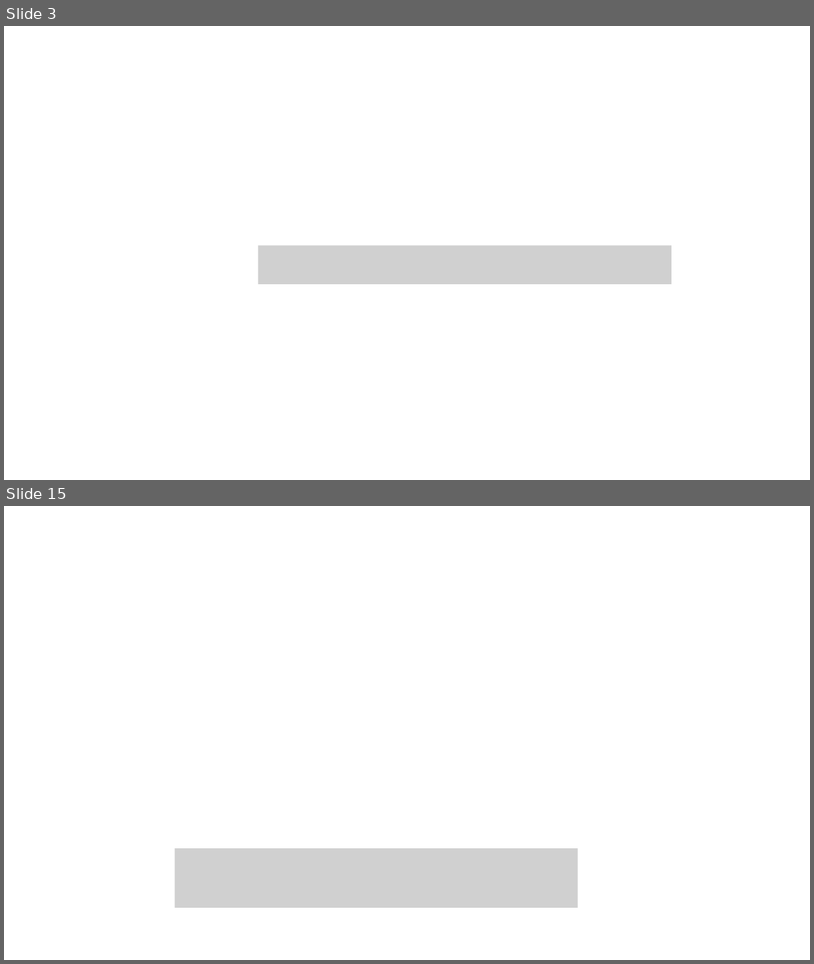
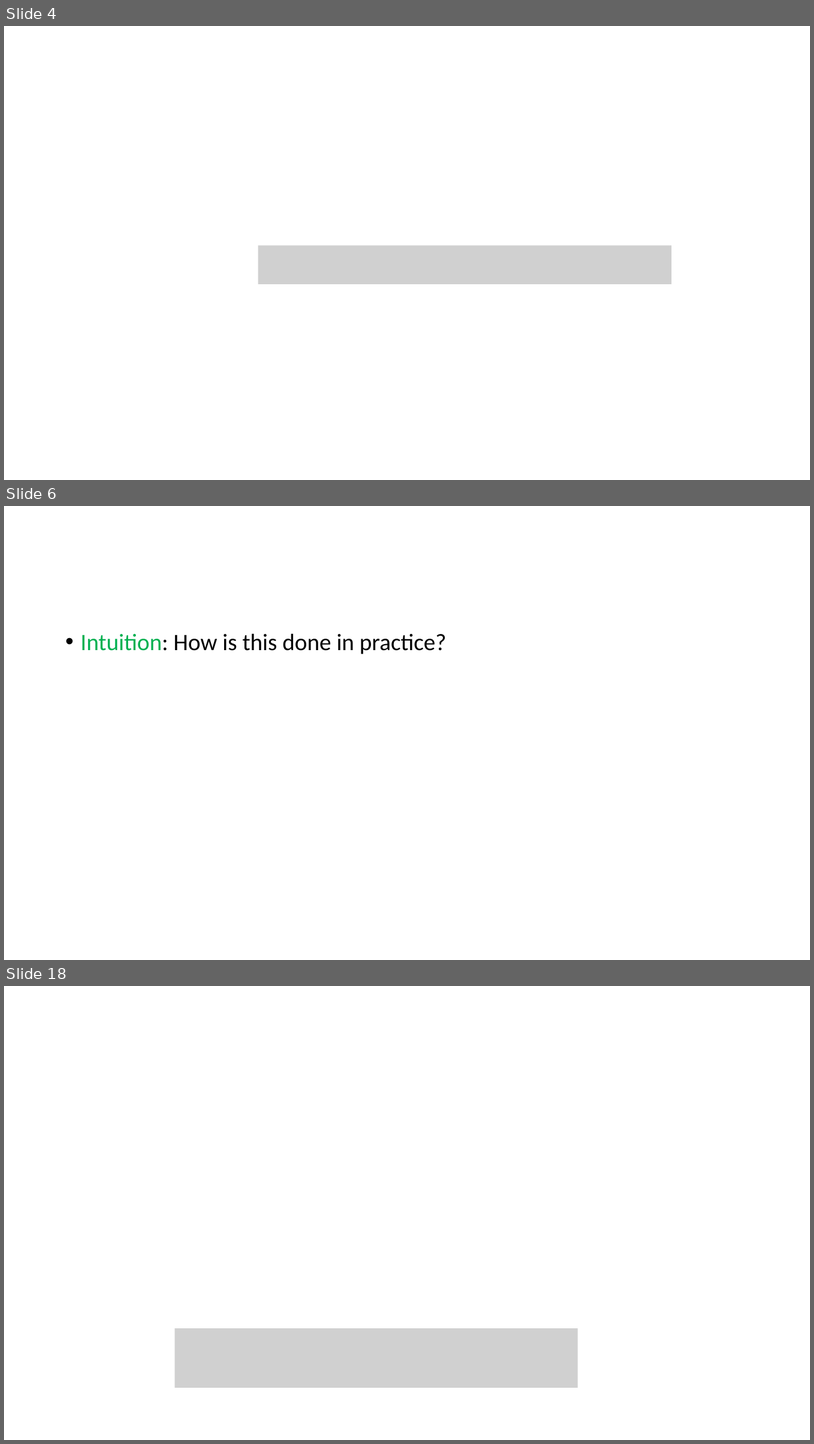
Before and after one commit to samsonzhou/samsonzhou.github.io, a slide deck: CSCE689-23/L17.pptx. Shown one above the other, each under a label of ours: slides 3 and 15 before the commit, slides 4, 6 and 18 after it; the slides between them are not shown. The pictures are 814x964 and 814x1444 pixels, drawn with LibreOffice and Linux fonts; fonts in the diff are those of the drawing; grey boxes stand for pictures. Boxes give left, top, right and bottom in pixels: in the first picture for what was removed or moved away, otherwise in the second. Text is boxed around its words. In the diff, an @@ line names an element or a change of style, - is before the commit and + after.

```diff
--- a/CSCE689-23/L17.pptx
+++ b/CSCE689-23/L17.pptx
@@ slide 6 added at <box>4,506,810,960</box>, background #FFFFFF @@
@@ text added at <box>81,633,447,654</box>, 28 pt, text #000000 @@
+• Intuition: How is this done in practice?
@@ what was slide 3 is now slide 4 @@
@@ what was slide 15 is now slide 18 @@
```
Also in this commit, not shown: 2 other slides added, 1 other file.
